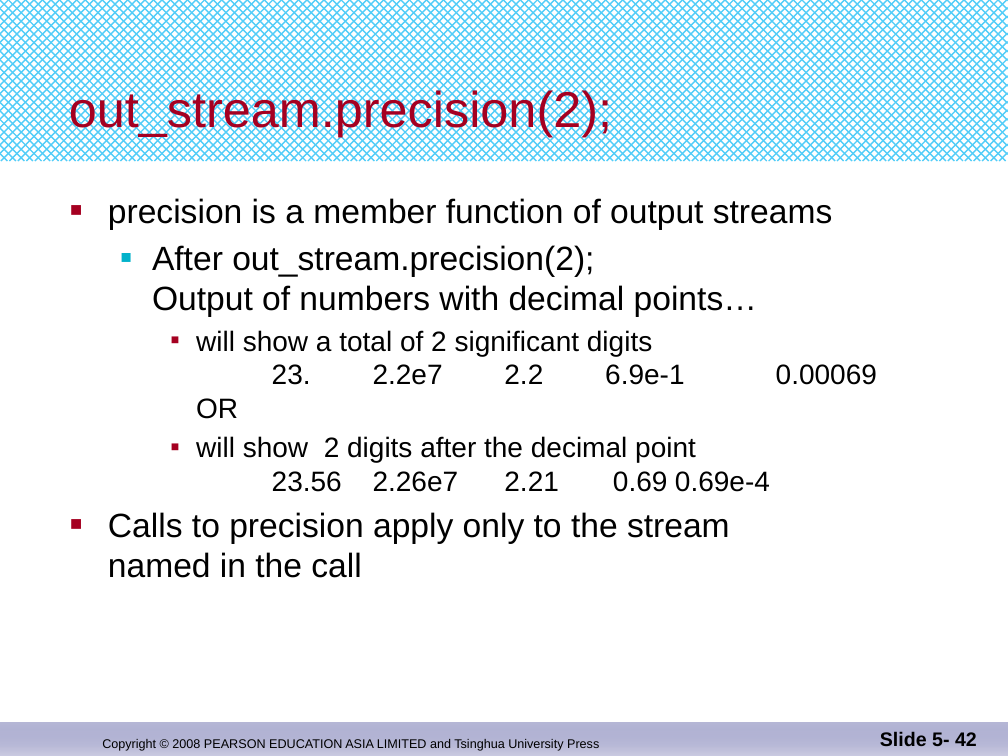
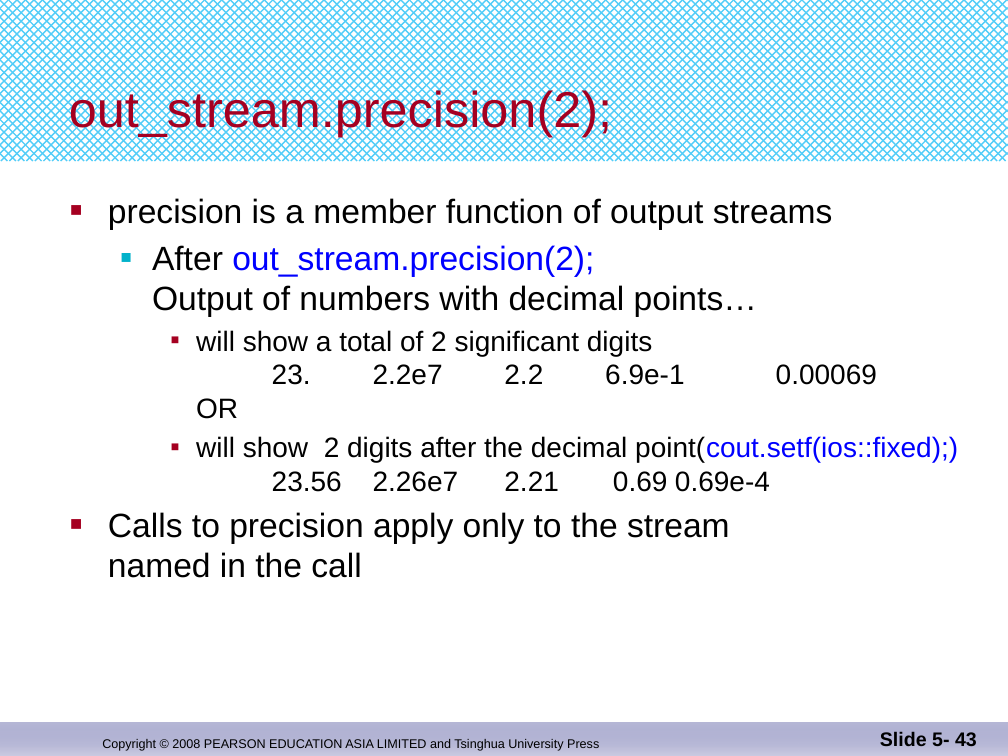
Before and after one commit to djuanbei/CPLUSPLUS, a slide deck: slide 43 of ppt/Chapter 6.pptx (slide 42 before the commit). Drawn at 1008x756 pixels with LibreOffice and Linux fonts; fonts in the diff are those of the drawing. Boxes give left, top, right and bottom in pixels: in the first picture for what was removed or moved away, otherwise in the second. Text is boxed around its words. In the diff, an @@ line names an element or a change of style, - is before the commit and + after.

```diff
--- a/ppt/Chapter 6.pptx
+++ b/ppt/Chapter 6.pptx
@@ text at (x1=152, y1=245, x2=757, y2=317): text colour #000000 to #0000FF in "out_stream.precision(2);" @@
@@ text at (x1=196, y1=436, x2=958, y2=492): text changed @@
-    ■ will show 2 digits after the decimal point
-      23.56 2.26e7 2.21 0.69 0.69e-4
+    ■ will show 2 digits after the decimal point(cout.setf(ios::fixed);)
+      23.56 2.26e7 2.21 0.69 0.69e-4
@@ page number at (x1=880, y1=731, x2=977, y2=746): text changed @@
-Slide 5- 42
+Slide 5- 43
```
Also in this commit, not shown: 3 other slides changed, 1 slide added, 2 slides removed.
